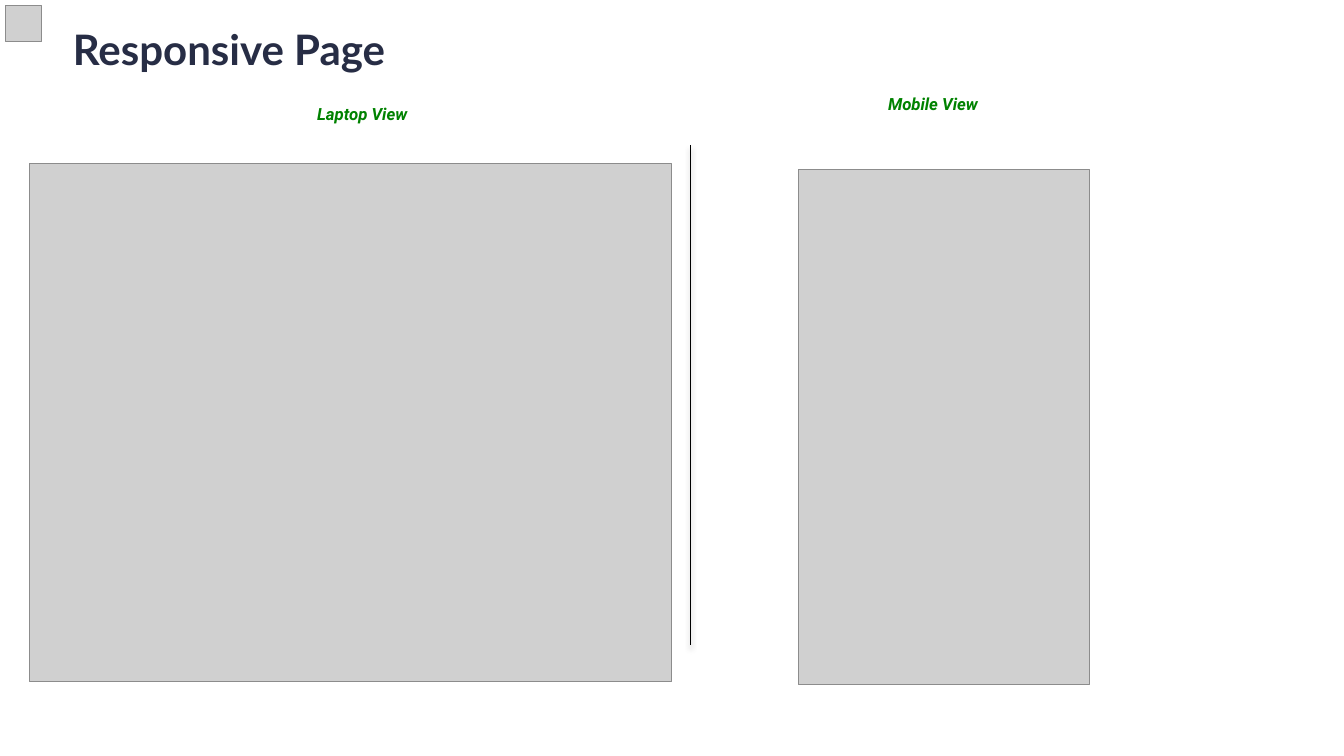
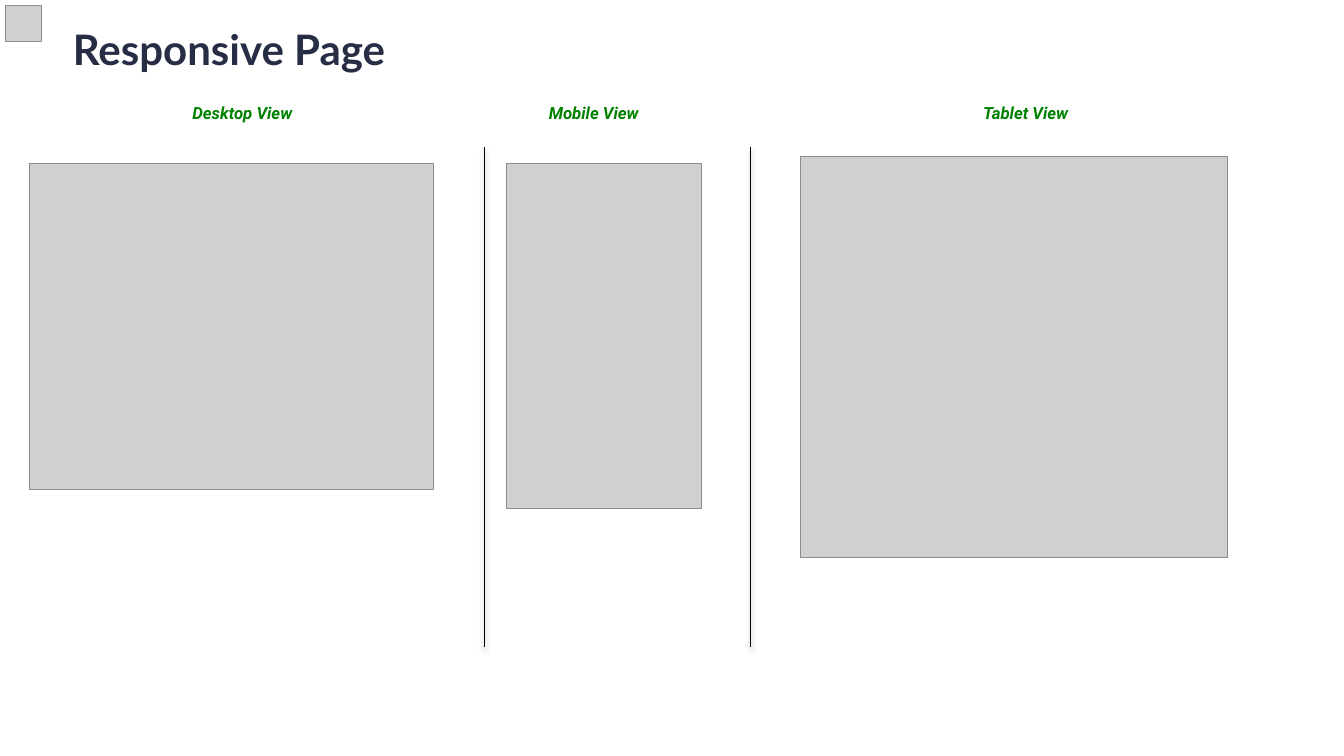
Before and after one commit to Pashvinder/Student-Profile-Management-System, a slide deck: slide 12 of files/Nodus_3G2_TeamNo_10.pptx. Drawn at 1344x756 pixels with LibreOffice and Linux fonts; fonts in the diff are those of the drawing; grey boxes stand for pictures; background and template pictures are left out. Boxes give left, top, right and bottom in pixels: in the first picture for what was removed or moved away, otherwise in the second. Text is boxed around its words. In the diff, an @@ line names an element or a change of style, - is before the commit and + after.

```diff
--- a/files/Nodus_3G2_TeamNo_10.pptx
+++ b/files/Nodus_3G2_TeamNo_10.pptx
@@ text at (x1=192, y1=106, x2=293, y2=123): text changed @@
-Laptop View
+Desktop View
@@ text "Mobile View" moved from (x1=888, y1=97, x2=978, y2=110) to (x1=549, y1=106, x2=639, y2=119) @@
@@ text added at (x1=983, y1=106, x2=1068, y2=119), 12 pt, text #008200, bold, italic @@
+Tablet View
@@ line moved from (691, 145) - (691, 644) to (485, 147) - (485, 647) @@
@@ line added from (751, 147) to (751, 647), #000000 0.5 pt @@
@@ picture resized from (x1=29, y1=163, x2=673, y2=682) to (x1=29, y1=163, x2=434, y2=489) @@
@@ picture resized from (x1=799, y1=169, x2=1090, y2=685) to (x1=507, y1=163, x2=702, y2=508) @@
@@ picture added at (x1=801, y1=156, x2=1228, y2=558) @@
```
Also in this commit, not shown: 1 slide added, 1 slide removed, 12 other files.
